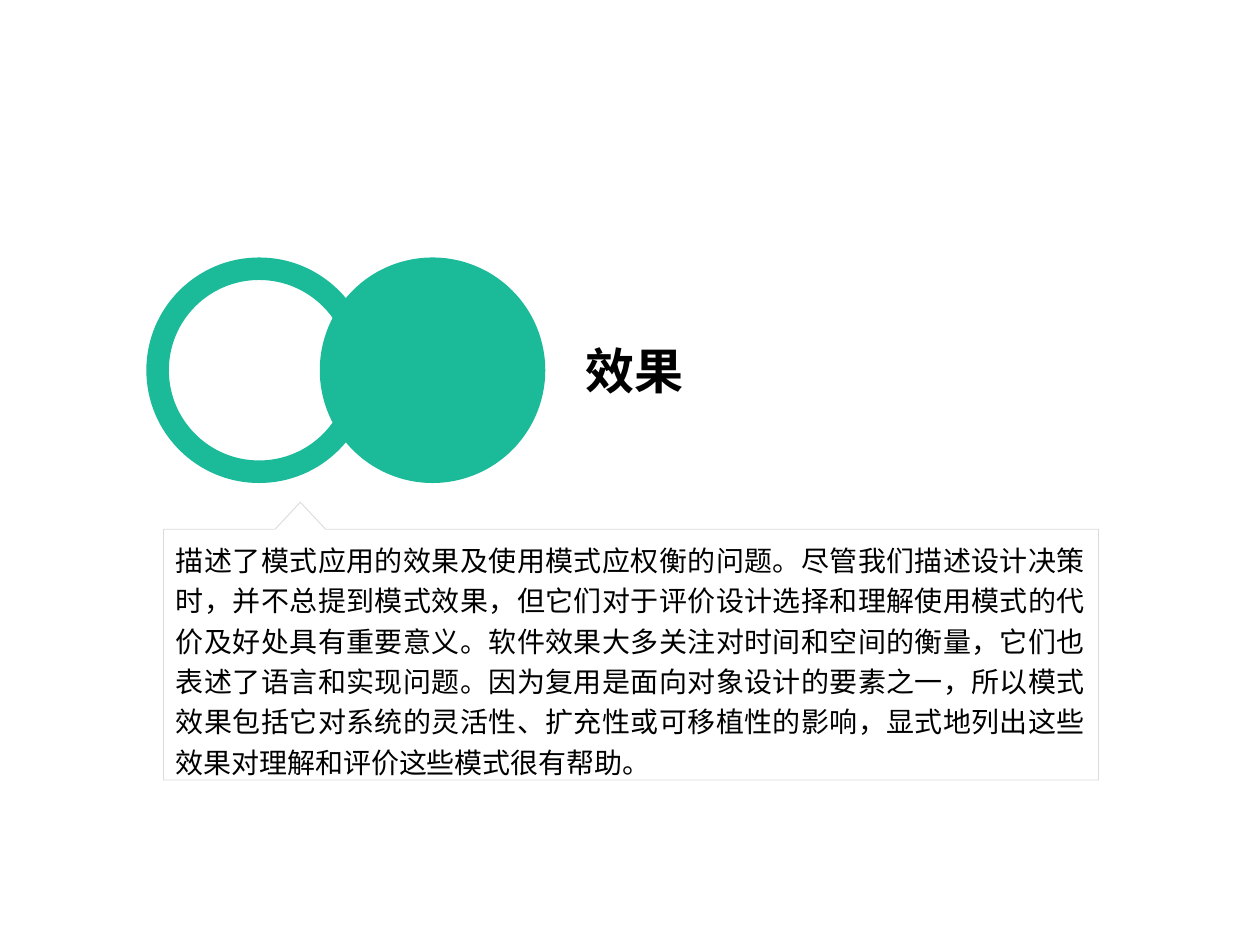
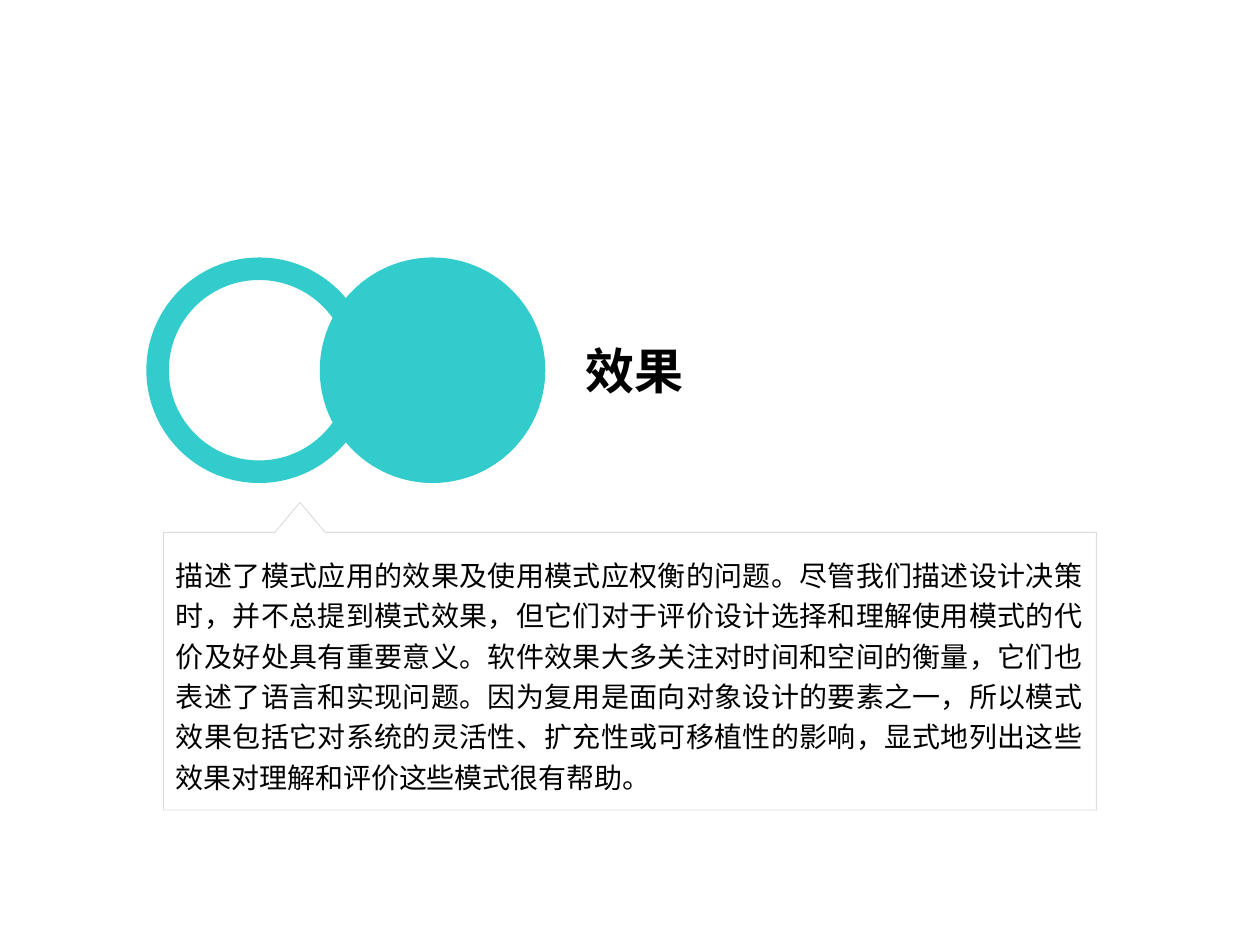
Before and after one commit to PlumpMath/DesignPattern-108, a slide deck: slide 7 of doc/Design Pattern.ppt. Drawn at 1260x945 pixels with LibreOffice and Linux fonts; fonts in the diff are those of the drawing. Boxes give left, top, right and bottom in pixels: in the first picture for what was removed or moved away, otherwise in the second. Text is boxed around its words. In the diff, an @@ line names an element or a change of style, - is before the commit and + after.

```diff
--- a/doc/Design Pattern.ppt
+++ b/doc/Design Pattern.ppt
@@ freeform shape at bbox=[146, 257, 372, 483]: fill #1BBB9A to #33CCCC @@
@@ ellipse at bbox=[320, 257, 546, 483]: fill #1BBB9A to #33CCCC @@
@@ freeform shape "描述了模式应用的效果及使用模式应权衡的问题。尽管我们描述设计决策时，并不总提到模式效果，但它们对于评价设计选择和理解使用 ...": place and size @@
-freeform shape "描述了模式应用的效果及使用模式应权衡的问题。尽管我们描述设计决策时，并不总提到模式效果，但它们对于评价设计选择和理解使用 ..." at bbox=[164, 503, 1099, 780]
+freeform shape "描述了模式应用的效果及使用模式应权衡的问题。尽管我们描述设计决策时，并不总提到模式效果，但它们对于评价设计选择和理解使用 ..." at bbox=[164, 503, 1096, 810]
```
Also in this commit, not shown: 12 other slides changed.
